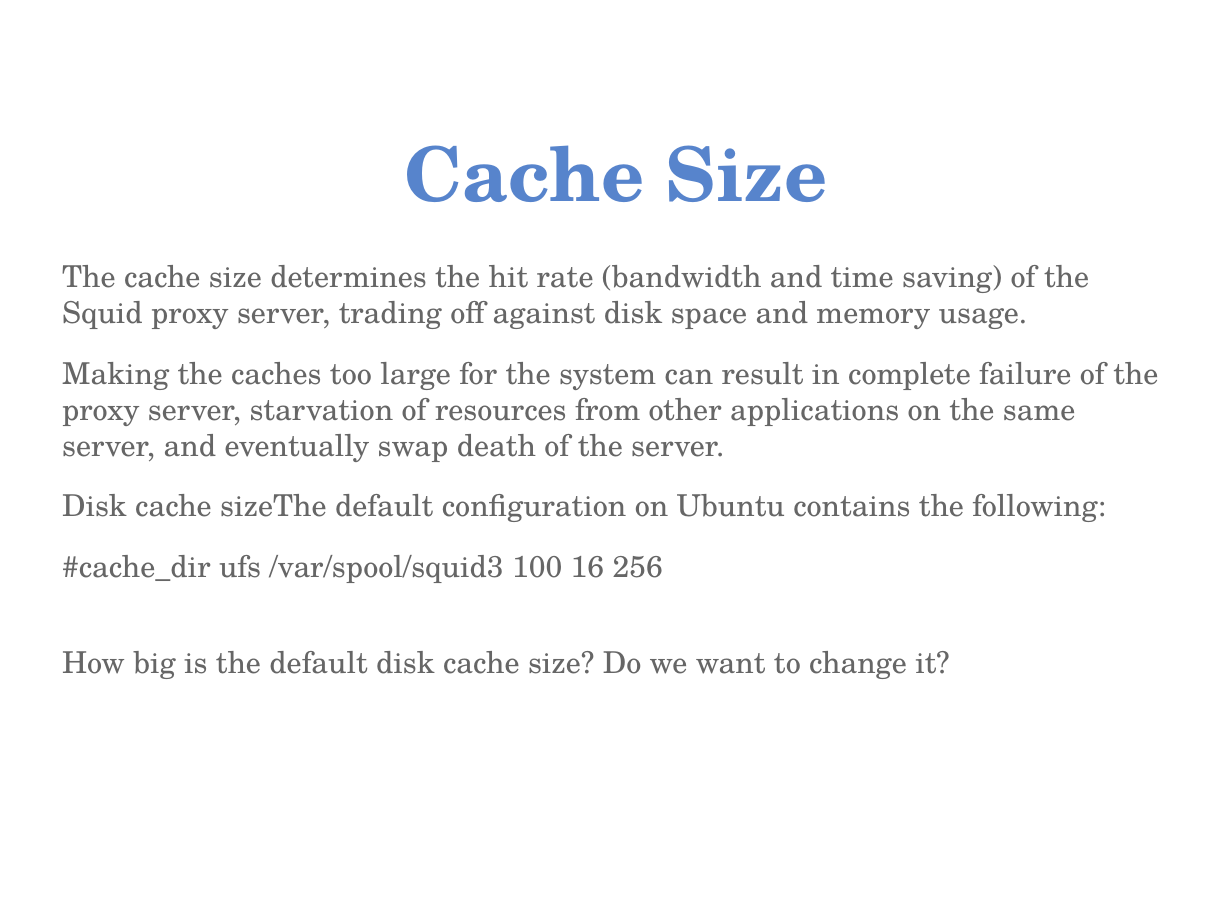
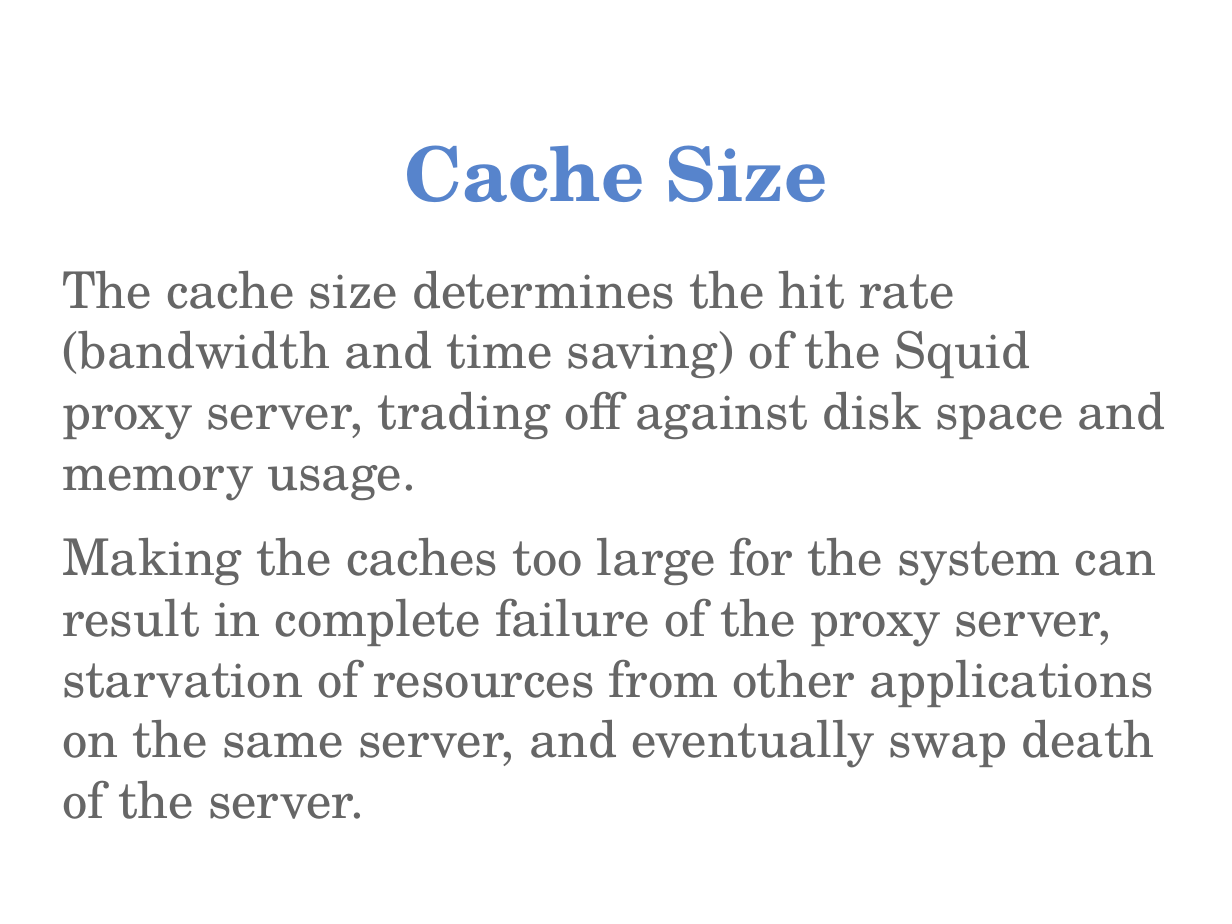
Before and after one commit to aptivate/inaspmaterials, a slide deck: slide 26 of generated/Network_Management/Unit_11_Technical_Measures/Unit_11_Presentation_01_Web_Caching_With_Squid.rst.odp (slide 3 before the commit). Drawn at 1232x924 pixels with LibreOffice and Linux fonts; fonts in the diff are those of the drawing; background and template pictures are left out. Boxes give left, top, right and bottom in pixels: in the first picture for what was removed or moved away, otherwise in the second. Text is boxed around its words. In the diff, an @@ line names an element or a change of style, - is before the commit and + after.

```diff
--- a/generated/Network_Management/Unit_11_Technical_Measures/Unit_11_Presentation_01_Web_Caching_With_Squid.rst.odp
+++ b/generated/Network_Management/Unit_11_Technical_Measures/Unit_11_Presentation_01_Web_Caching_With_Squid.rst.odp
@@ text "The cache size determines the ..." at [62, 270, 1166, 768]: size 17.6 to 29.6 pt @@
@@ text at [62, 494, 1106, 679]: paragraphs removed @@
-Disk cache sizeThe default configuration on Ubuntu contains the following:
-#cache_dir ufs /var/spool/squid3 100 16 256
-How big is the default disk cache size? Do we want to change it?
```
Also in this commit, not shown: 7 other slides changed, 54 slides added, 35 other files.
